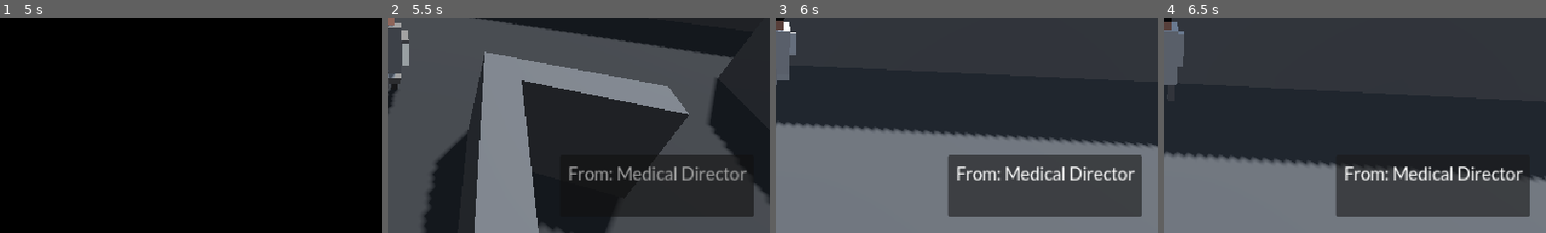
Above: before the commit, frames 1-4 (left to right).
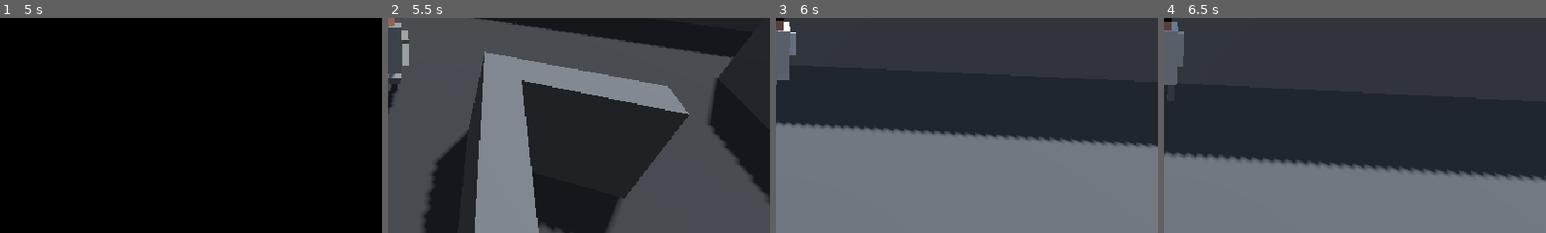
Above: after the commit, the same moments.

Repository: hawkstein/ludum-dare-60-old-tech
Game: Godot game, scene res://screens/main_menu.tscn
Same seed, same stepped clock (60 frames per second), same inputs: the game is played once before the commit and once after it.
Inputs (mouse positions are % of the whole screen's width and height, from its top left):
- Up to frame 1 (5 s): tap Enter at 0.5 s; move the mouse to (72, 45) at 0.52 s; hold D (Right) 0.53-1.25 s; hold Space (Pager) 0.53-1.25 s; click (72, 45) at 0.67 s; click "Start" at 1.25 s; click "Play game" at 2 s; click "Play game" at 2.75 s; move the mouse to (30, 55) at 3.52 s; hold S (Down) 3.53-4.28 s; tap Space (Pager) at 3.6 s; move the mouse to (60, 28) at 4.27 s; hold D (Right) from 4.28 s (still down); hold Space (Pager) from 4.28 s (still down)
- Up to frame 2 (5.5 s): move the mouse to (49, 52) at 5.02 s; release D (Right) at 5.03 s; release Space (Pager) at 5.03 s; hold W (Up) from 5.03 s (still down); tap Space (Pager) at 5.1 s
- Up to frame 3 (6 s): keep holding W (Up); move the mouse to (57, 51) at 5.77 s; hold Space (Pager) from 5.78 s (still down)
- Up to frame 4 (6.5 s): keep holding W (Up); keep holding Space (Pager)
The pictures show only the part of the screen within x 50-100%, y 50-100%; the shares and areas given below are measured in that part.

Frame 1 is identical in both runs. In frame 2, 8.8% of the frame differs, in the area x 47-96%, y 63-93%; in frame 3, 14%, in the area x 44-96%, y 63-93%; in frame 4, 11%.
Error before the commit: Parse Error: Cannot include a value of type "FeedbackLayer.Corner" as "Corner". (res://utils/ui/feedback_layer.gd:15)

Commit message:
fix cast error

Diff:
--- a/utils/ui/feedback_layer.gd
+++ b/utils/ui/feedback_layer.gd
@@ -12,7 +12,8 @@
 @export var slide_time := 0.5
 @export var slide_distance := 300.0
 @export var slide_trans: Tween.TransitionType = Tween.TRANS_BACK
-@export var corners: Array[Corner] = [Corner.TOP_LEFT, Corner.TOP_RIGHT, Corner.BOTTOM_RIGHT]
+# Cast prevents Godot parse error on enum-typed array literals - investigate more at some point
+@export var corners: Array[Corner] = [Corner.TOP_LEFT as Corner, Corner.TOP_RIGHT as Corner, Corner.BOTTOM_RIGHT as Corner]
 @export var success_sound: AudioStream
 @export var failure_sound: AudioStream
 
--- a/utils/ui/feedback_layer.tscn
+++ b/utils/ui/feedback_layer.tscn
@@ -6,13 +6,13 @@
 
 [sub_resource type="StyleBoxEmpty" id="StyleBoxEmpty_fb001"]
 
-[node name="FeedbackLayer" type="CanvasLayer"]
+[node name="FeedbackLayer" type="CanvasLayer" unique_id=1192874837]
 layer = 5
 script = ExtResource("1_ljgee")
 success_sound = ExtResource("2_s72a1")
 failure_sound = ExtResource("3_susgo")
 
-[node name="MarginContainer" type="MarginContainer" parent="."]
+[node name="MarginContainer" type="MarginContainer" parent="." unique_id=859979996]
 anchors_preset = 15
 anchor_right = 1.0
 anchor_bottom = 1.0
@@ -24,7 +24,7 @@
 theme_override_constants/margin_right = 20
 theme_override_constants/margin_bottom = 20
 
-[node name="Panel" type="PanelContainer" parent="MarginContainer"]
+[node name="Panel" type="PanelContainer" parent="MarginContainer" unique_id=1077443769]
 unique_name_in_owner = true
 layout_mode = 2
 size_flags_horizontal = 8
@@ -32,38 +32,38 @@
 mouse_filter = 2
 theme_override_styles/panel = SubResource("StyleBoxEmpty_fb001")
 
-[node name="SuccessBackground" type="Panel" parent="MarginContainer/Panel"]
+[node name="SuccessBackground" type="Panel" parent="MarginContainer/Panel" unique_id=1877518149]
 unique_name_in_owner = true
 layout_mode = 2
 mouse_filter = 2
 
-[node name="FailureBackground" type="Panel" parent="MarginContainer/Panel"]
+[node name="FailureBackground" type="Panel" parent="MarginContainer/Panel" unique_id=635788072]
 unique_name_in_owner = true
 visible = false
 layout_mode = 2
 mouse_filter = 2
 
-[node name="MarginContainer" type="MarginContainer" parent="MarginContainer/Panel"]
+[node name="MarginContainer" type="MarginContainer" parent="MarginContainer/Panel" unique_id=107644789]
 layout_mode = 2
 theme_override_constants/margin_left = 10
 theme_override_constants/margin_top = 10
 theme_override_constants/margin_right = 10
 theme_override_constants/margin_bottom = 10
 
-[node name="VBoxContainer" type="VBoxContainer" parent="MarginContainer/Panel/MarginContainer"]
+[node name="VBoxContainer" type="VBoxContainer" parent="MarginContainer/Panel/MarginContainer" unique_id=1689530204]
 layout_mode = 2
 
-[node name="SpeakerLabel" type="Label" parent="MarginContainer/Panel/MarginContainer/VBoxContainer"]
+[node name="SpeakerLabel" type="Label" parent="MarginContainer/Panel/MarginContainer/VBoxContainer" unique_id=1265930427]
 layout_mode = 2
 text = "From: Medical Director"
 
-[node name="MessageLabel" type="Label" parent="MarginContainer/Panel/MarginContainer/VBoxContainer"]
+[node name="MessageLabel" type="Label" parent="MarginContainer/Panel/MarginContainer/VBoxContainer" unique_id=1416182523]
 unique_name_in_owner = true
 custom_minimum_size = Vector2(200, 0)
 layout_mode = 2
 autowrap_mode = 2
 
-[node name="SfxPlayer" type="AudioStreamPlayer" parent="."]
+[node name="SfxPlayer" type="AudioStreamPlayer" parent="." unique_id=358990222]
 unique_name_in_owner = true
 volume_db = -0.912
 bus = &"SFX"
